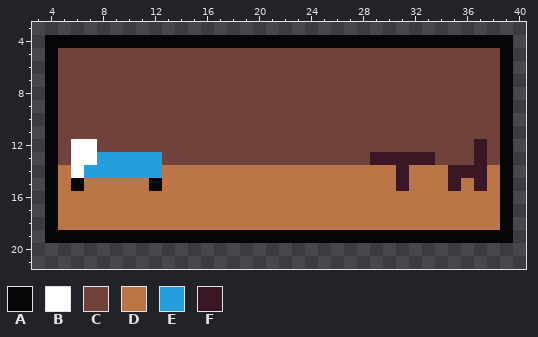
Pixel-art file -- sprites/ui/source/room.aseprite. Above: the version before the commit.
44x24 pixels, 1 frame. Shown: x 3..40, y 3..21.
Palette (. is transparent): A #060608  B #ffffff  C #71413b  D #bb7547  E #249fde  F #3b1725
Once edited:
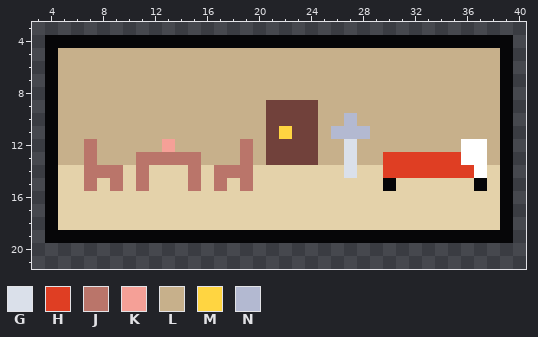
Colours new in this view: G #dae0ea  H #df3e23  J #ba756a  K #f5a097  L #c7b08b  M #ffd541  N #b3b9d1
Change:
layer "Layer 1" now hidden
layer "nicest-room" added
@@ palette @@
-D #bb7547
+D #e4d2aa
--- layer "nicest-room"
@@ x 3..40 @@
  4 .AAAAAAAAAAAAAAAAAAAAAAAAAAAAAAAAAAAA.
- 5 .ACCCCCCCCCCCCCCCCCCCCCCCCCCCCCCCCCCA.
- 6 .ACCCCCCCCCCCCCCCCCCCCCCCCCCCCCCCCCCA.
- 7 .ACCCCCCCCCCCCCCCCCCCCCCCCCCCCCCCCCCA.
- 8 .ACCCCCCCCCCCCCCCCCCCCCCCCCCCCCCCCCCA.
- 9 .ACCCCCCCCCCCCCCCCCCCCCCCCCCCCCCCCCCA.
-10 .ACCCCCCCCCCCCCCCCCCCCCCCCCCCCCCCCCCA.
-11 .ACCCCCCCCCCCCCCCCCCCCCCCCCCCCCCCCCCA.
-12 .ACBBCCCCCCCCCCCCCCCCCCCCCCCCCCCCCFCA.
-13 .ACBBEEEEECCCCCCCCCCCCCCCCFFFFFCCCFCA.
-14 .ADBEEEEEEDDDDDDDDDDDDDDDDDDFDDDFFFDA.
-15 .ADADDDDDADDDDDDDDDDDDDDDDDDFDDDFDFDA.
+ 5 .ALLLLLLLLLLLLLLLLLLLLLLLLLLLLLLLLLLA.
+ 6 .ALLLLLLLLLLLLLLLLLLLLLLLLLLLLLLLLLLA.
+ 7 .ALLLLLLLLLLLLLLLLLLLLLLLLLLLLLLLLLLA.
+ 8 .ALLLLLLLLLLLLLLLLLLLLLLLLLLLLLLLLLLA.
+ 9 .ALLLLLLLLLLLLLLLLCCCCLLLLLLLLLLLLLLA.
+10 .ALLLLLLLLLLLLLLLLCCCCLLNLLLLLLLLLLLA.
+11 .ALLLLLLLLLLLLLLLLCMCCLNNNLLLLLLLLLLA.
+12 .ALLJLLLLLKLLLLLJLCCCCLLGLLLLLLLLBBLA.
+13 .ALLJLLLJJJJJLLLJLCCCCLLGLLHHHHHHBBLA.
+14 .ADDJJJDJDDDJDJJJDDDDDDDGDDHHHHHHHBDA.
+15 .ADDJDJDJDDDJDJDJDDDDDDDDDDADDDDDDADA.
 16 .ADDDDDDDDDDDDDDDDDDDDDDDDDDDDDDDDDDA.
Pixel boxes of the changes (left, top, right, bottom) in both pictures:
changed: (58, 48, 500, 230)
